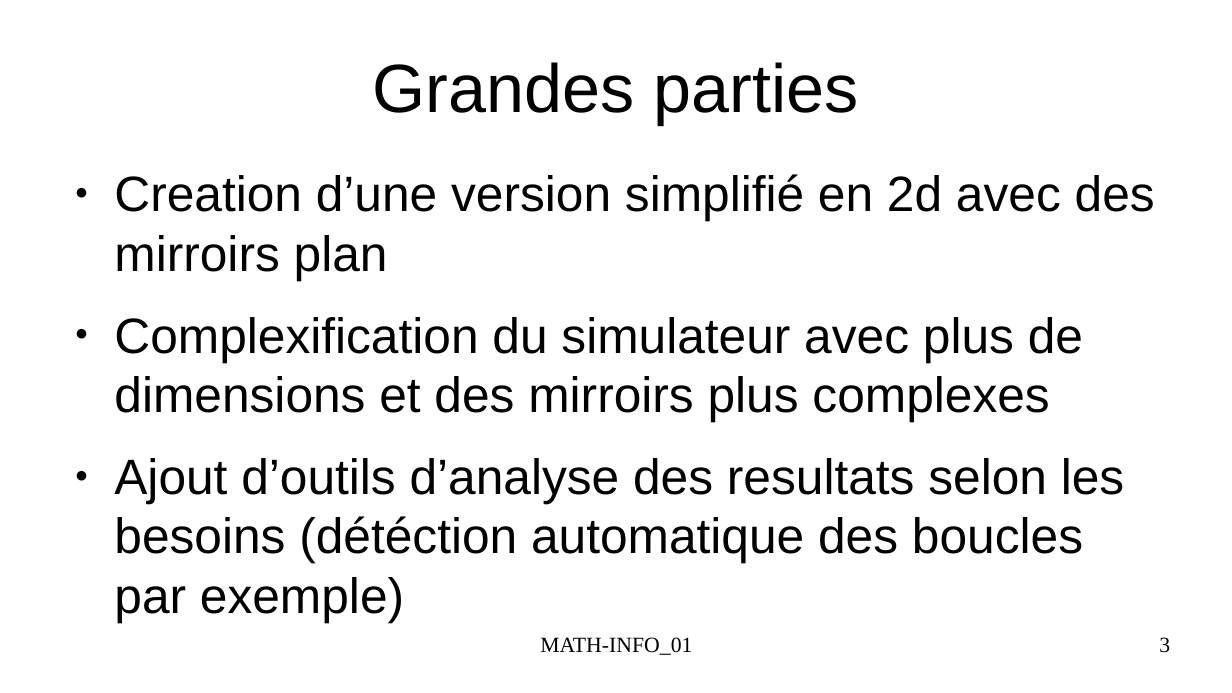
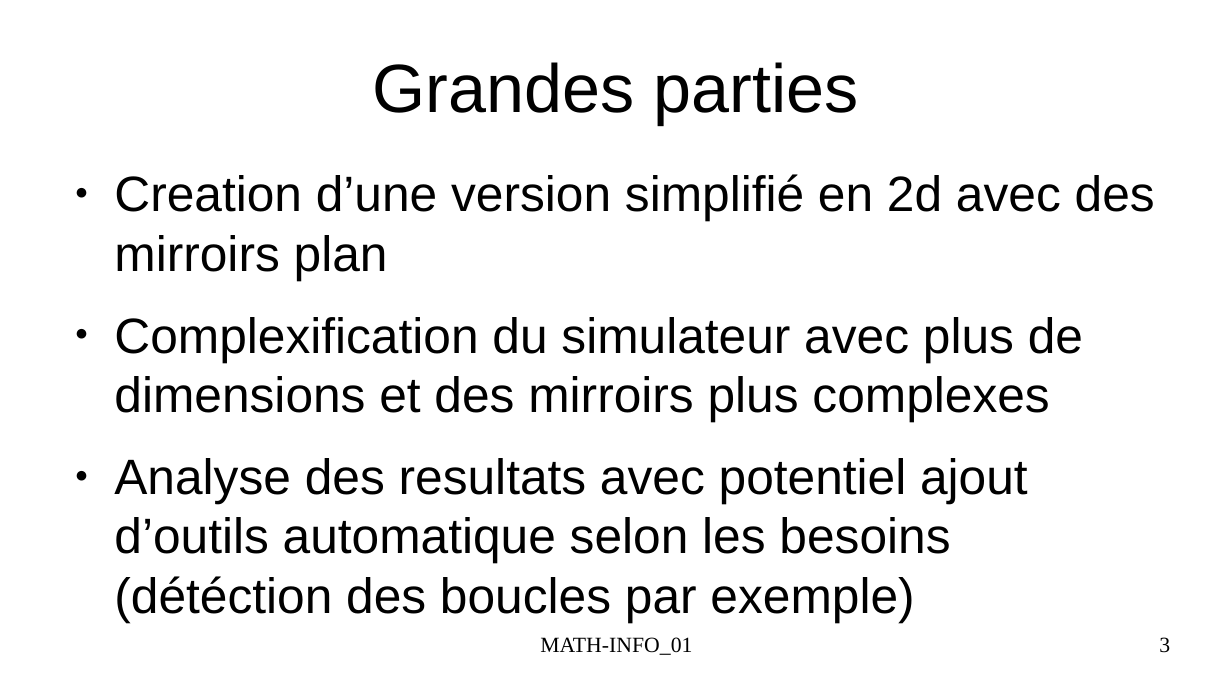
Before and after one commit to FlashOnFire/MirrorVerse, a slide deck: slide 3 of project_managment/presentation1.odp. Drawn at 1232x693 pixels with LibreOffice and Linux fonts; fonts in the diff are those of the drawing. Boxes give left, top, right and bottom in pixels: in the first picture for what was removed or moved away, otherwise in the second. Text is boxed around its words. In the diff, an @@ line names an element or a change of style, - is before the commit and + after.

```diff
--- a/project_managment/presentation1.odp
+++ b/project_managment/presentation1.odp
@@ text at <box>114,458,1028,623</box>: text changed @@
-● Ajout d’outils d’analyse des resultats selon les besoins (détéction automatique des boucles par exemple)
+● Analyse des resultats avec potentiel ajout d’outils automatique selon les besoins (détéction des boucles par exemple)
```
Also in this commit, not shown: 3 other slides changed, 1 other file.
